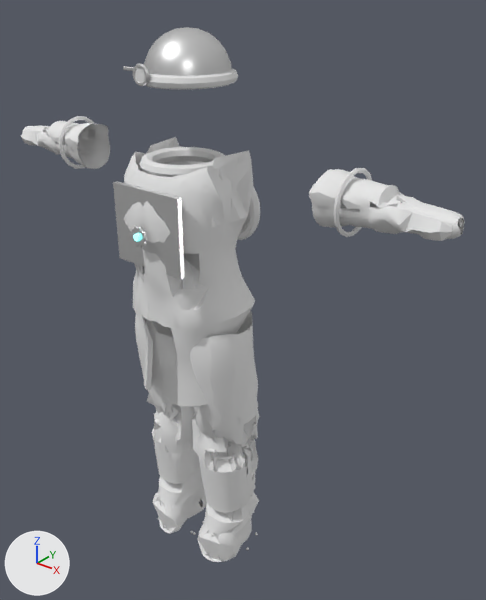
A saved change to the glTF model assets/characters/gear_bridgewright_huntress.glb.
The view is the same before and after, from a 50 mm camera at (1.378, -1.442, 1.953) aimed at (0.105, 0.15, 0.966). Lighting does not change. The marker at lower left points along +X, +Y and +Z. The first picture is the older version. Vertices at exactly the same position are counted once.

Before the edit, the objects in view are built like this:
```python
ob_bw_body = bpy.data.objects.new('bw_body', me_bw_body)
ob_bw_body.location = (0.0, 0.0, 0.0)
ob_bw_feet = bpy.data.objects.new('bw_feet', me_bw_feet)
ob_bw_feet.location = (0.0, 0.0, 0.0)
ob_bw_hands = bpy.data.objects.new('bw_hands', me_bw_hands)
ob_bw_hands.location = (0.0, 0.0, 0.0)
ob_bw_legs = bpy.data.objects.new('bw_legs', me_bw_legs)
ob_bw_legs.location = (0.0, 0.0, 0.0)
# also in view: 'bw_head' at (0.0, 0.027, 1.745)
```
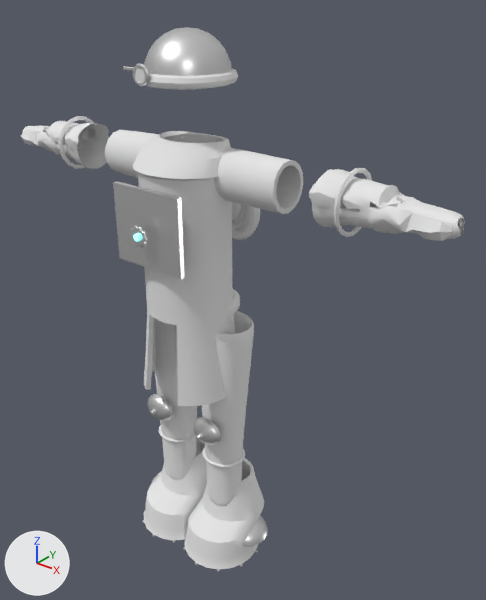
Changed parts and their boxes (x1, y1, x2, y2) in the pictures (486 x 600 px; the box of a moved part takes in the faces that stretch with it):
'bw_body', reshaped (34% wider, 55% taller): before (113, 137, 260, 406); after (105, 130, 303, 547)
'bw_legs', reshaped: before (135, 311, 259, 513); after (147, 288, 254, 506)
'bw_feet', reshaped: before (153, 473, 259, 562); after (142, 437, 264, 572)
part 1 of me_bw_body, added: after (243, 515, 268, 547)
part 2 of me_bw_body, added: after (214, 147, 303, 214)
part 3 of me_bw_body, added: after (105, 130, 159, 178)
part 4 of me_bw_body, moved or reshaped: before (124, 137, 255, 355); after (133, 131, 236, 355)
part 5 of me_bw_legs, rebuilt: before (190, 311, 259, 513); after (202, 311, 254, 506)
part 6 of me_bw_legs, rebuilt (36% narrower): before (135, 315, 201, 484); after (155, 319, 197, 480)
part 7 of me_bw_legs, added: after (193, 417, 221, 445)
part 8 of me_bw_legs, added: after (147, 394, 173, 421)
part 9 of me_bw_legs, added: after (203, 448, 245, 468)
part 10 of me_bw_legs, added: after (159, 425, 196, 443)
part 11 of me_bw_legs, deleted: before (210, 451, 243, 461)
part 12 of me_bw_feet, moved or reshaped: before (153, 473, 259, 562); after (144, 437, 264, 569)

Patch to the scene script:
```diff
--- a/assets/characters/gear_bridgewright_huntress.glb.py
+++ b/assets/characters/gear_bridgewright_huntress.glb.py
@@ me_bw_body @@
-me_bw_body.from_pydata(...)  # 1532 vertices, 3056 faces; spans x -0.203..0.203, y -0.181..0.255, z 0.688..1.482
+me_bw_body.from_pydata(...)  # 2480 vertices, 4992 faces; spans x -0.343..0.343, y -0.168..0.255, z 0.066..1.519
+# me_bw_body part 1: a new loose piece of 242 vertices spanning x 0.085..0.278, y -0.032..0.142, z 0.066..0.128, in mat_iron__shown (white #e7e7e7)
+# me_bw_body part 2: a new loose piece of 128 vertices spanning x 0.11..0.343, y -0.023..0.132, z 1.344..1.499, in mat_dye_coat__shown (white #e7e7e7)
+# me_bw_body part 3: a new loose piece of 128 vertices spanning x -0.343..-0.11, y -0.023..0.128, z 1.344..1.499, in mat_dye_coat__shown (white #e7e7e7)
+# me_bw_body part 4: 349 vertices moved from x -0.203..0.203, y -0.181..0.196, z 0.966..1.46 to x -0.14..0.14, y -0.138..0.142, z 0.969..1.43; 97 vertices removed from x -0.185..0.185, y -0.176..0.183, z 0.971..1.482; 237 vertices added at x -0.156..0.156, y -0.15..0.157, z 0.97..1.519
+# other edits to the shape of me_bw_body do not show in these pictures
 me_bw_body.materials.append(mat_dye_coat__shown)
@@ me_bw_body @@
 me_bw_body.materials.append(mat_leather__shown)
+me_bw_body.materials.append(mat_dye_trim__shown)  # white #e7e7e7
@@ me_bw_legs @@
-me_bw_legs.from_pydata(...)  # 3856 vertices, 7712 faces; spans x -0.223..0.223, y -0.111..0.183, z 0.197..0.99
+me_bw_legs.from_pydata(...)  # 4186 vertices, 8320 faces; spans x -0.208..0.208, y -0.101..0.183, z 0.202..0.99
+# me_bw_legs part 5: the loose piece of 1760 vertices spanning x -0.025..0.223, y -0.111..0.18, z 0.197..0.948 is rebuilt with 1760 vertices and now spans x 0.015..0.208, y -0.039..0.138, z 0.202..0.928
+# me_bw_legs part 6: the loose piece of 1760 vertices spanning x -0.223..0.025, y -0.111..0.18, z 0.197..0.948 is rebuilt with 1760 vertices and now spans x -0.208..-0.015, y -0.039..0.138, z 0.202..0.928
+# me_bw_legs part 7: a new loose piece of 121 vertices spanning x 0.051..0.171, y -0.086..-0.051, z 0.5..0.6, in mat_iron__shown (white #e7e7e7)
+# me_bw_legs part 8: a new loose piece of 121 vertices spanning x -0.171..-0.051, y -0.086..-0.051, z 0.5..0.6, in mat_iron__shown (white #e7e7e7)
+# me_bw_legs part 9: a new loose piece of 100 vertices spanning x 0.032..0.191, y -0.041..0.106, z 0.394..0.407, in mat_dye_accent__shown (white #e7e7e7)
+# me_bw_legs part 10: a new loose piece of 100 vertices spanning x -0.191..-0.032, y -0.041..0.106, z 0.394..0.407, in mat_dye_accent__shown (white #e7e7e7)
+# me_bw_legs part 11: the loose piece of 90 vertices spanning x 0.036..0.187, y -0.044..0.109, z 0.429..0.442 is deleted
+# other edits to the shape of me_bw_legs do not show in these pictures
 me_bw_legs.materials.append(mat_dye_coat__shown)
@@ me_bw_legs @@
 me_bw_legs.materials.append(mat_leather__shown)
+me_bw_legs.materials.append(mat_iron__shown)  # white #e7e7e7
+me_bw_legs.materials.append(mat_dye_trim__shown)  # white #e7e7e7
@@ me_bw_feet @@
-me_bw_feet.from_pydata(...)  # 1200 vertices, 2320 faces; spans x -0.221..0.221, y -0.084..0.213, z -0.029..0.303
+me_bw_feet.from_pydata(...)  # 1200 vertices, 2320 faces; spans x -0.252..0.252, y -0.14..0.203, z -0.008..0.3
+# me_bw_feet part 12: 800 of 1200 vertices moved; they spanned x -0.21..0.21, y -0.084..0.165, z -0.029..0.303 and now span x -0.252..0.252, y -0.134..0.197, z 0.0..0.3; mean shift (0.0, -0.004, 0.002); largest move (0.05, 0.096, 0.068) -> (0.111, 0.153, 0.069)
+# other edits to the shape of me_bw_feet do not show in these pictures
 me_bw_feet.materials.append(mat_dye_coat__shown)
```
